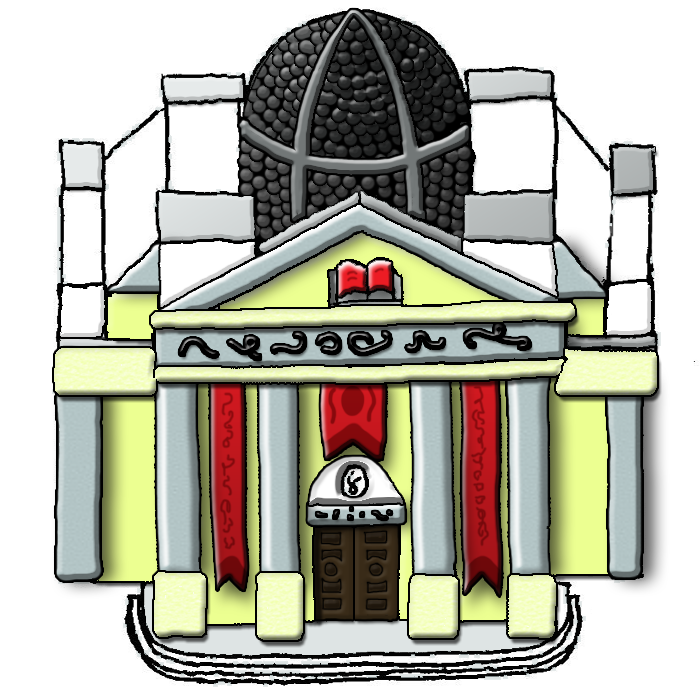
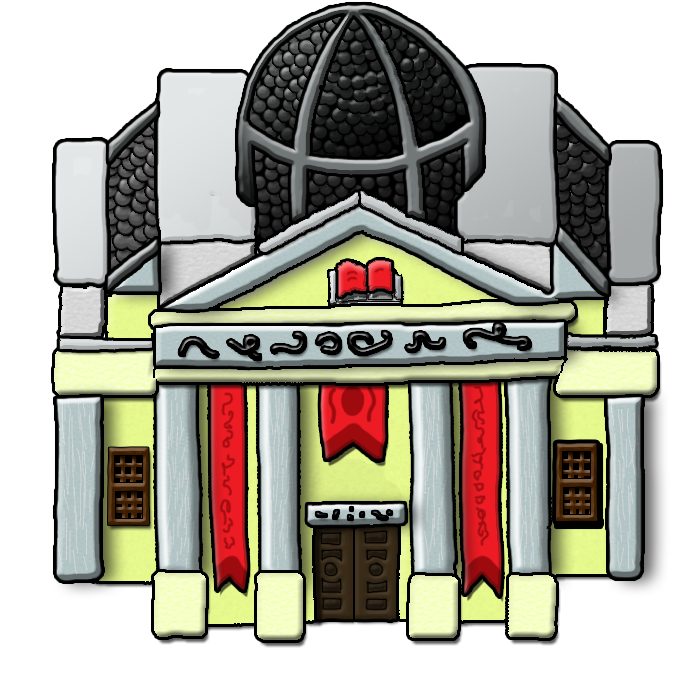
Before/after of a 700x700 layered artwork. What changed in the layer stack:
added layer "bords fenetre copie 2" above "bords fenetre copie" over box(555, 442, 602, 527)
added layer "bords fenetre copie" above "charpente copie 2" over box(107, 446, 154, 531)
added layer "charpente copie 2" above "charpente copie" over box(321, 87, 610, 295)
added layer "charpente copie" above "charpente" over box(106, 87, 322, 291)
moved "charpente" above "Calque 1 copie 42", painted on it over box(237, 4, 484, 222)
added layer "Calque 1 copie 42" above "surfacade" over box(243, 11, 471, 168)
moved "surfacade" above "caractères", painted on it over box(54, 65, 661, 350)
moved "caractères" above "colonne et scultures" over box(179, 323, 531, 520)
moved "colonne et scultures" above "facade moyenne - superieure", painted on it over box(55, 205, 643, 582)
painted on "facade moyenne - superieure" over box(60, 240, 652, 337)
hid "frontispice", painted on it over box(309, 454, 403, 507)
painted on "colonnes" over box(165, 387, 545, 572)
added layer "Calque 2" above "facade inférieure" over box(329, 270, 402, 306)
painted on "facade inférieure" over box(310, 458, 403, 510)
added layer "toits lateraux" above "toit" over box(100, 106, 617, 293)
hid "006" over box(51, 1, 700, 687)
